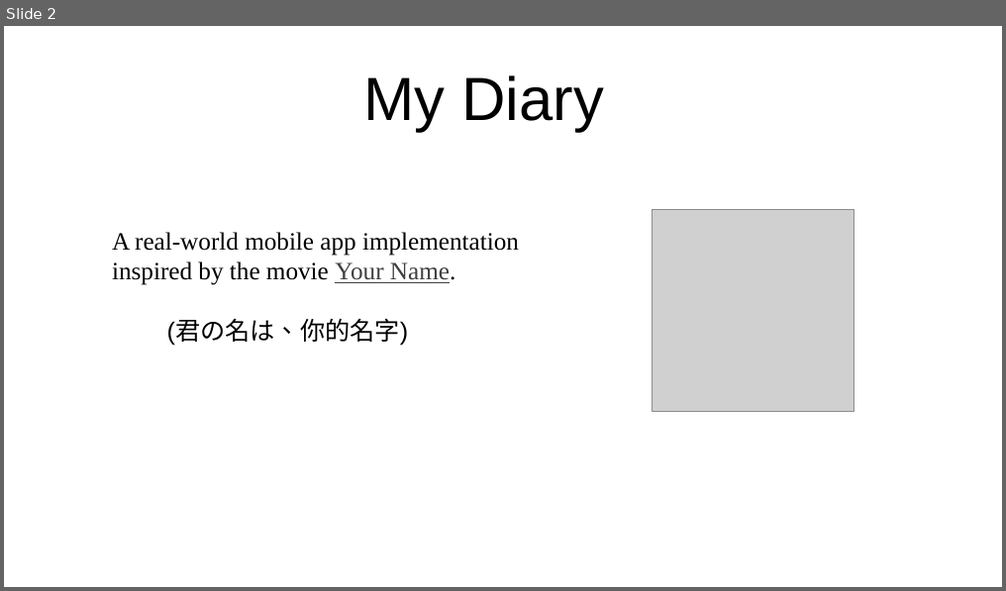
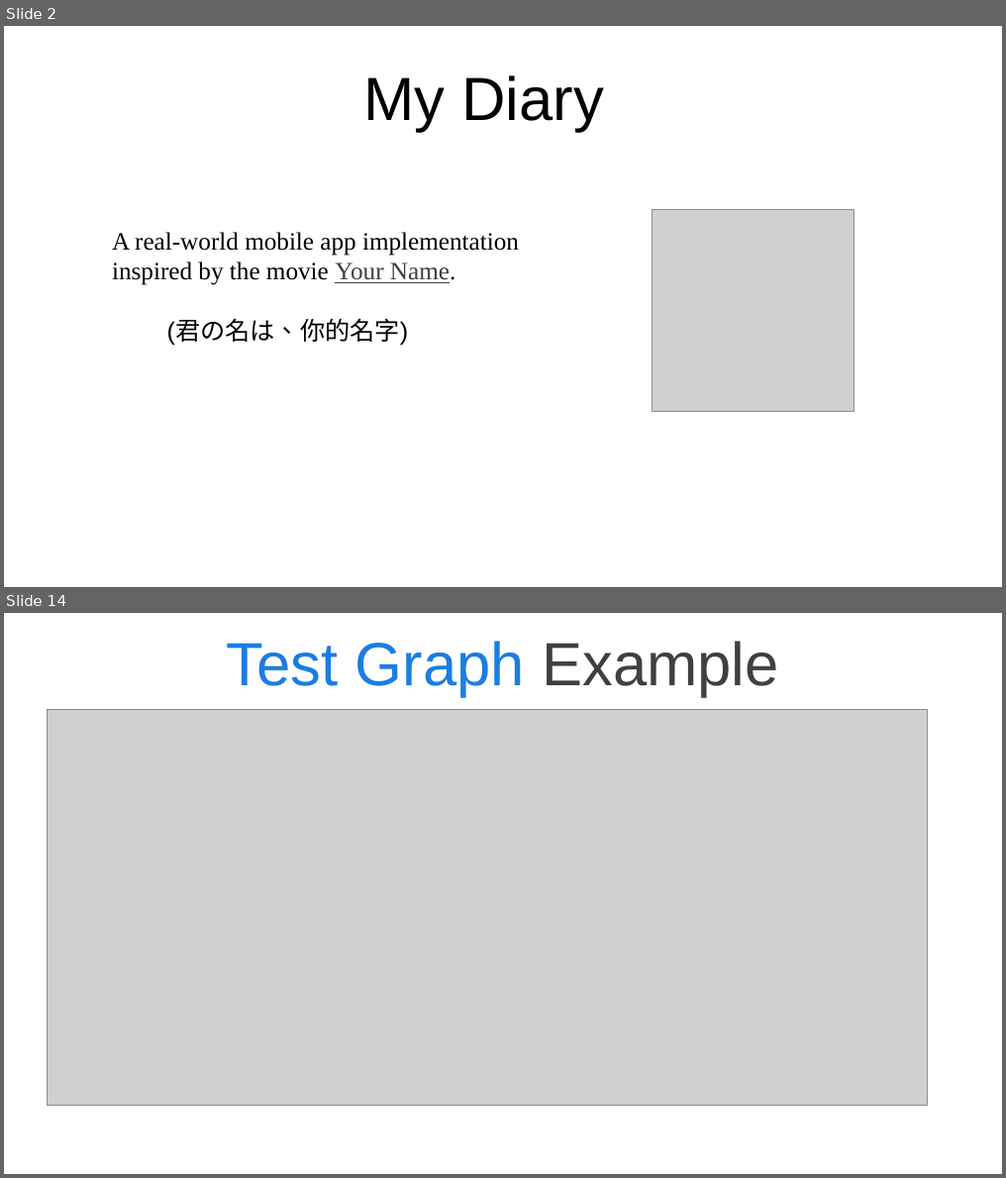
Before and after one commit to andyy0123/STV_finalProject, a slide deck: midterm.pptx. Shown one above the other, each under a label of ours: slide 2 before the commit, slides 2 and 14 after it; the slides between them are not shown. The pictures are 1006x591 and 1006x1178 pixels, drawn with LibreOffice and Linux fonts; fonts in the diff are those of the drawing; grey boxes stand for pictures; background and template pictures are left out. Boxes give left, top, right and bottom in pixels: in the first picture for what was removed or moved away, otherwise in the second. Text is boxed around its words. In the diff, an @@ line names an element or a change of style, - is before the commit and + after.

```diff
--- a/midterm.pptx
+++ b/midterm.pptx
@@ slide 14 added at (4,613,1002,1174), background picture (left out) @@
@@ title added at (227,641,779,697), 44 pt, text #1C7DE1 @@
+Test Graph Example
@@ picture added at (47,710,927,1106) @@
```
Also in this commit, not shown: 13 slides changed, 2 other files.
